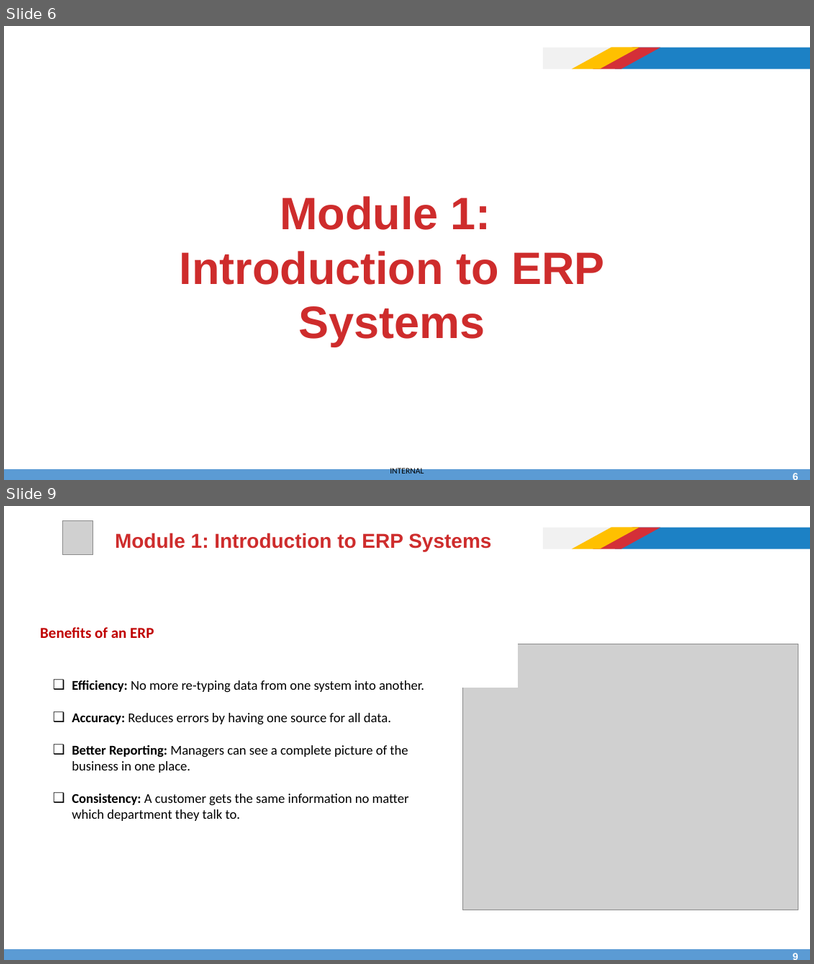
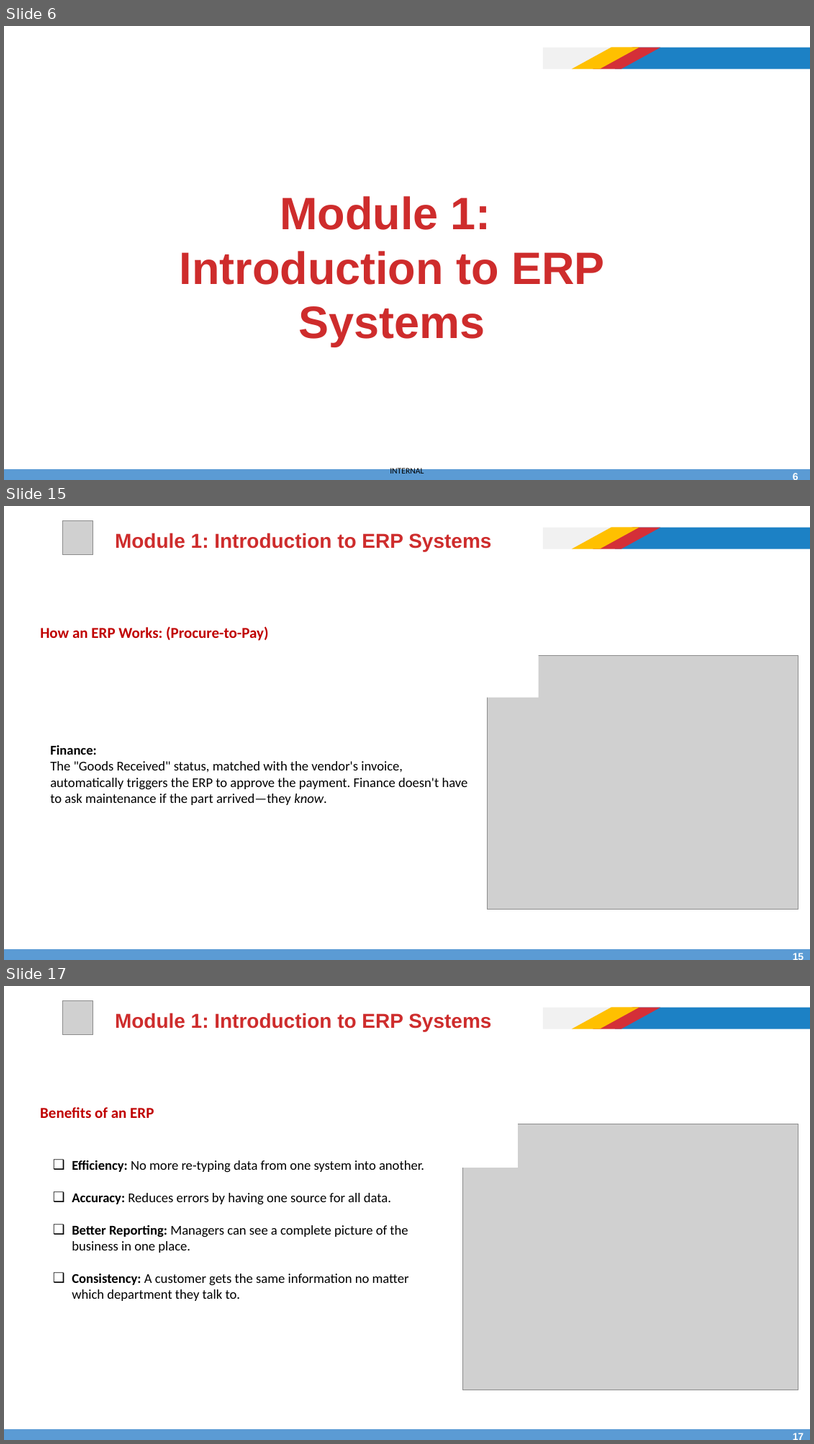
Before and after one commit to afathelbab/cnpc, a slide deck: computer-basics-soft-skills/day3/Computer Skills and Soft Skills - Lec-3.pptx. Shown one above the other, each under a label of ours: slides 6 and 9 before the commit, slides 6, 15 and 17 after it; the slides between them are not shown. The pictures are 814x964 and 814x1444 pixels, drawn with LibreOffice and Linux fonts; fonts in the diff are those of the drawing; grey boxes stand for pictures; background and template pictures are left out. Boxes give left, top, right and bottom in pixels: in the first picture for what was removed or moved away, otherwise in the second. Text is boxed around its words. In the diff, an @@ line names an element or a change of style, - is before the commit and + after.

```diff
--- a/computer-basics-soft-skills/day3/Computer Skills and Soft Skills - Lec-3.pptx
+++ b/computer-basics-soft-skills/day3/Computer Skills and Soft Skills - Lec-3.pptx
@@ slide 15 added at (4, 506, 810, 960), background #FFFFFF; not listed: 5 template elements that a slide beside it also shows @@
@@ picture added at (63, 521, 93, 555) @@
@@ title added at (115, 533, 491, 551), 24 pt, text #CE2C2C, bold @@
+Module 1: Introduction to ERP Systems
@@ text added at (40, 626, 268, 641), 18 pt, text #C00000, bold @@
+How an ERP Works: (Procure-to-Pay)
@@ rectangle added at (483, 644, 540, 698), fill #FFFFFF @@
@@ picture added at (487, 656, 799, 909) @@
@@ text added at (50, 745, 468, 805), 16 pt, text #000000 @@
+Finance:
+The "Goods Received" status, matched with the vendor's invoice, automatically triggers the ERP to approve the payment. Finance doesn't have to ask maintenance if the part arrived—they know.
@@ page number added at (790, 951, 808, 960), 12 pt, text #FFFFFF, bold @@
+15
@@ what was slide 9 is now slide 17 @@
@@ page number at (790, 1431, 808, 1440): text changed @@
-9
+17
```
Also in this commit, not shown: 5 slides changed, 12 other slides added, 1 slide removed.
